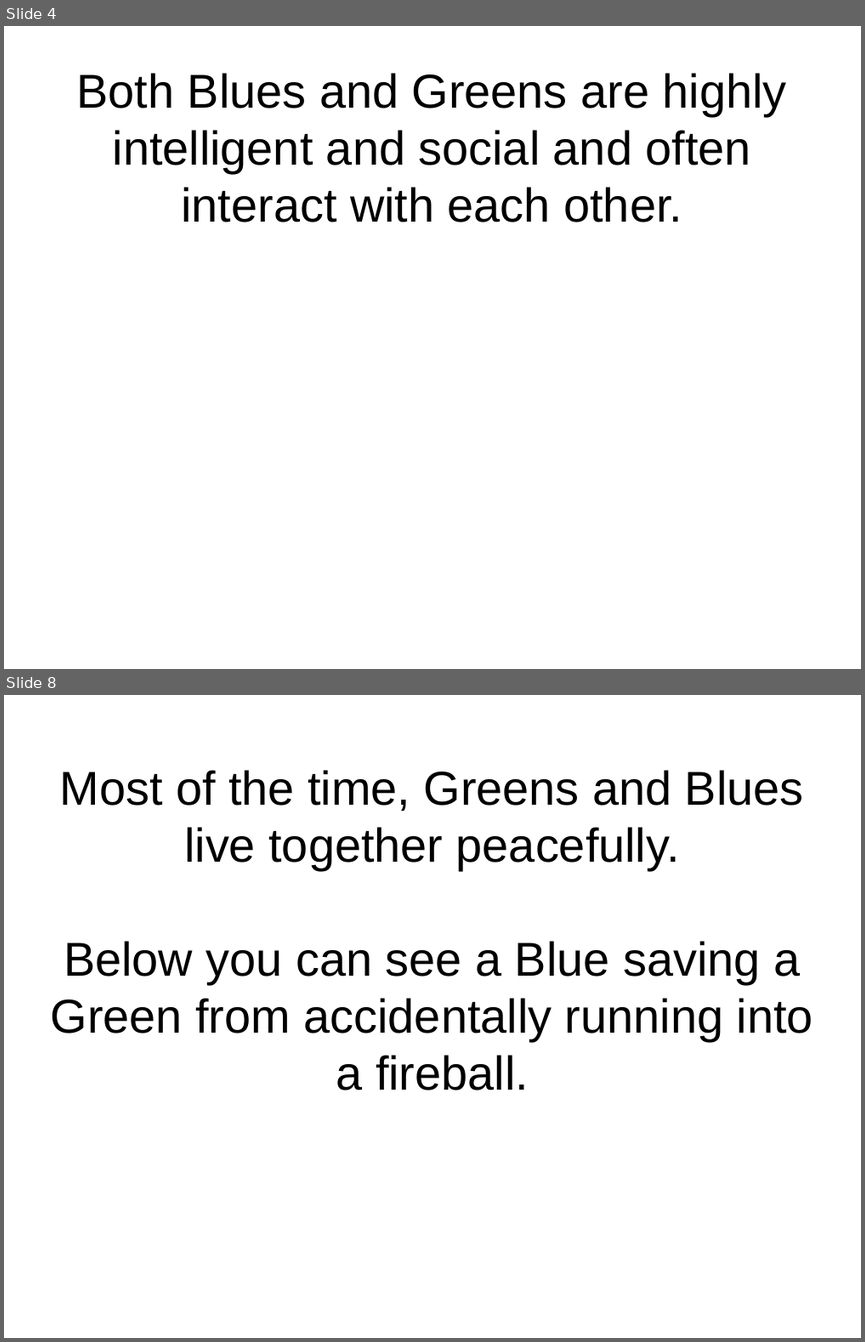
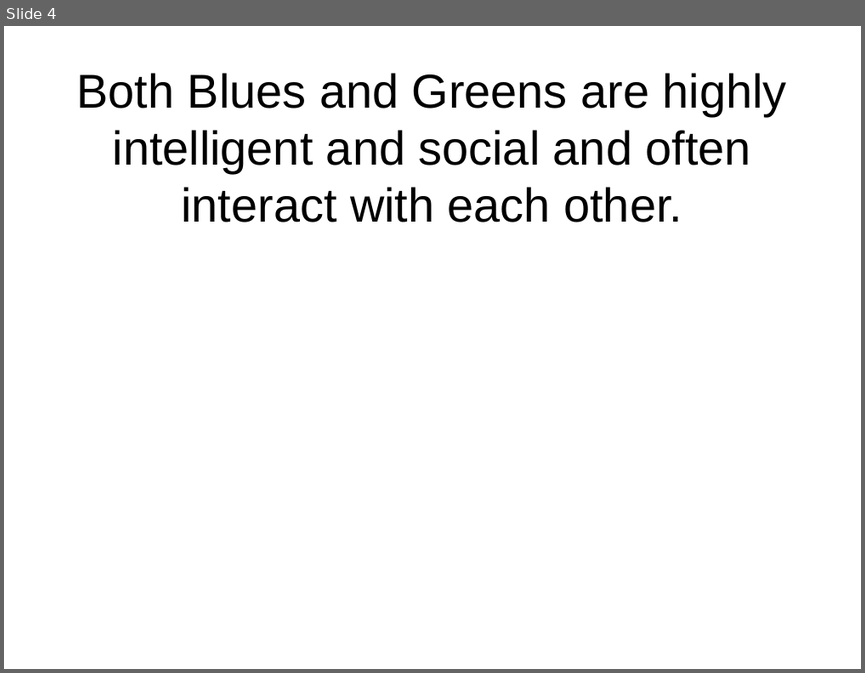
Before and after one commit to flxsosa/MoralDynamics, a slide deck: experiment_template/experiment_slides.odp. Shown one above the other, each under a label of ours: slides 4 and 8 before the commit, slide 4 after it; the slides between them are not shown. The pictures are 865x1342 and 865x673 pixels, drawn with LibreOffice and Linux fonts; fonts in the diff are those of the drawing. Boxes give left, top, right and bottom in pixels: in the first picture for what was removed or moved away, otherwise in the second. Text is boxed around its words. In the diff, an @@ line names an element or a change of style, - is before the commit and + after.

```diff
--- a/experiment_template/experiment_slides.odp
+++ b/experiment_template/experiment_slides.odp
@@ slide 8 removed at [4,695,861,1338], background #FFFFFF @@
@@ title removed at [51,770,813,1090] @@
-Most of the time, Greens and Blues live together peacefully.
-Below you can see a Blue saving a Green from accidentally running into a fireball.
```
Also in this commit, not shown: 1 slide changed, 3 slides added, 5 other slides removed, 12 other files.
